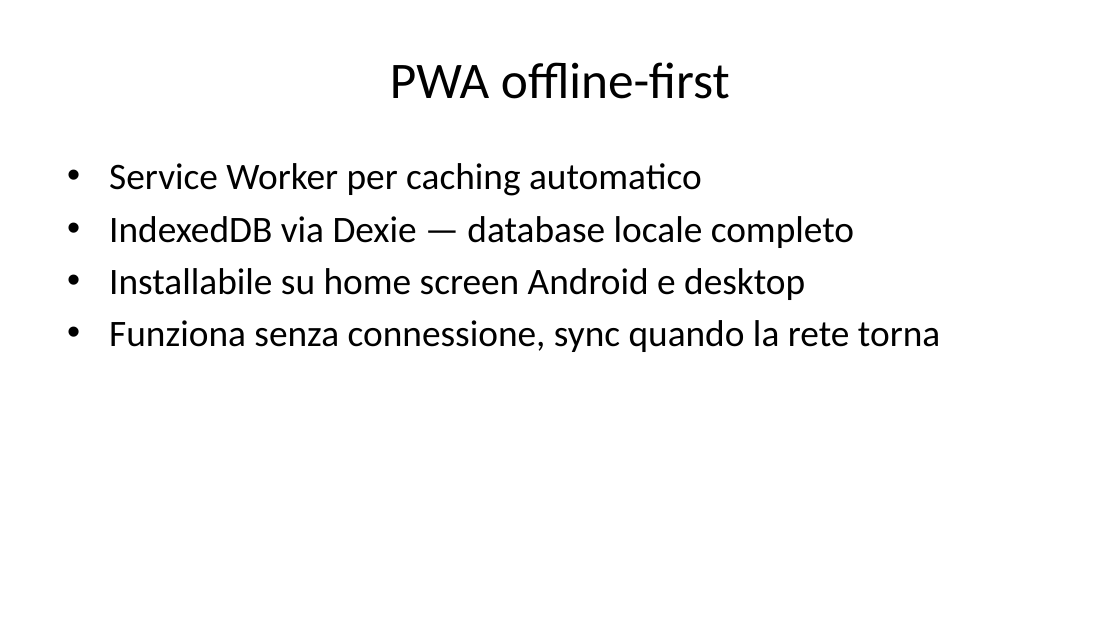
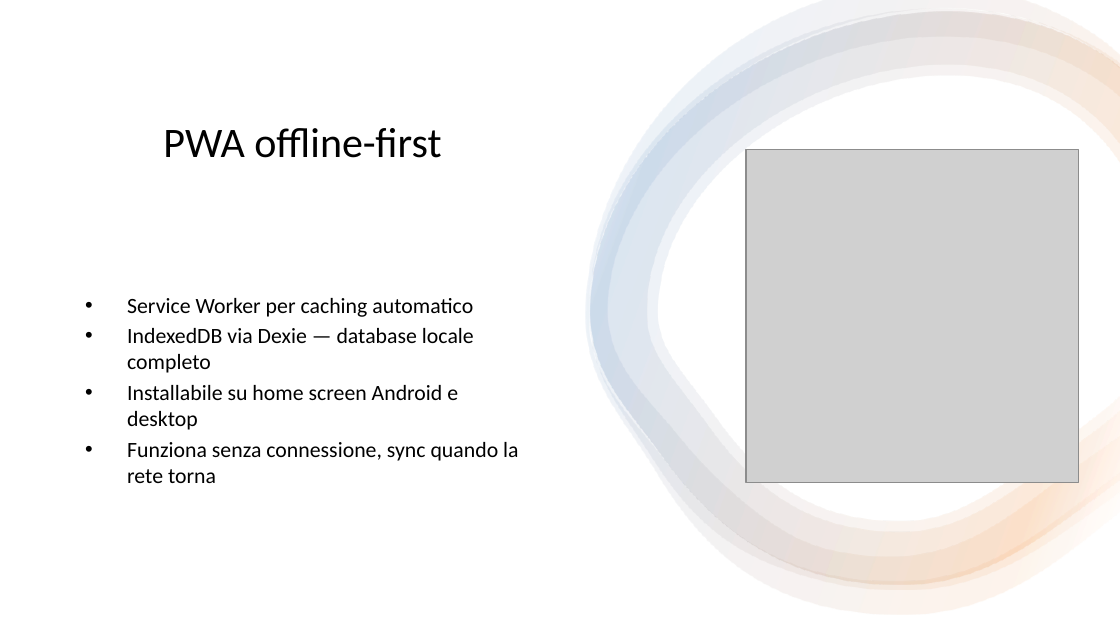
Before and after one commit to vgrazian/MediTrace, a slide deck: slide 13 of docs/presentation/medi-trace-editable.pptx (slide 21 before the commit). Drawn at 1120x630 pixels with LibreOffice and Linux fonts; fonts in the diff are those of the drawing; grey boxes stand for pictures. Boxes give left, top, right and bottom in pixels: in the first picture for what was removed or moved away, otherwise in the second. Text is boxed around its words. In the diff, an @@ line names an element or a change of style, - is before the commit and + after.

```diff
--- a/docs/presentation/medi-trace-editable.pptx
+++ b/docs/presentation/medi-trace-editable.pptx
@@ rectangle added at [0, 0, 1120, 629], fill #FFFFFF @@
@@ group added at [585, 0, 1120, 614]: 4 freeform shapes @@
@@ title "PWA offline-first": place and size @@
-title "PWA offline-first" at [390, 62, 730, 99]
+title "PWA offline-first" at [163, 128, 441, 158]
@@ title "PWA offline-first" at [163, 128, 441, 158]: size 33 to 27 pt @@
@@ picture added at [746, 150, 1079, 483] @@
@@ text "Service Worker per caching automatico": place and size @@
-text "Service Worker per caching automatico" at [109, 163, 940, 352]
+text "Service Worker per caching automatico" at [127, 298, 518, 483]
@@ text "Service Worker per caching automatico" at [127, 298, 518, 483]: size 24 to 14 pt; less space between paragraphs; vertical alignment top to middle @@
```
Also in this commit, not shown: 15 other slides changed, 1 slide added, 10 slides removed, 27 other files.
